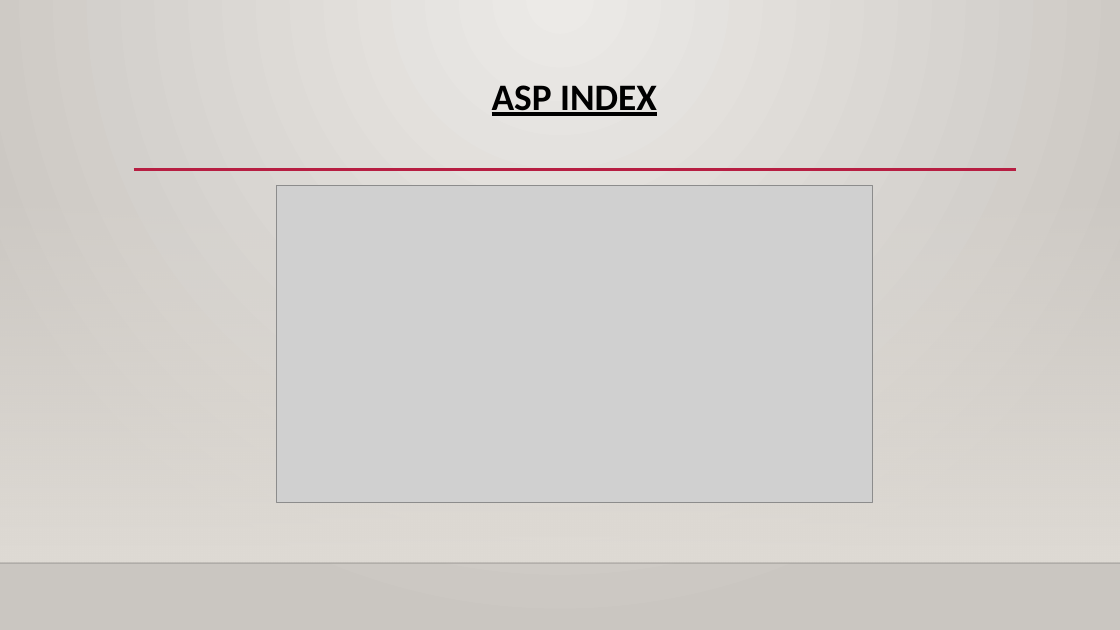
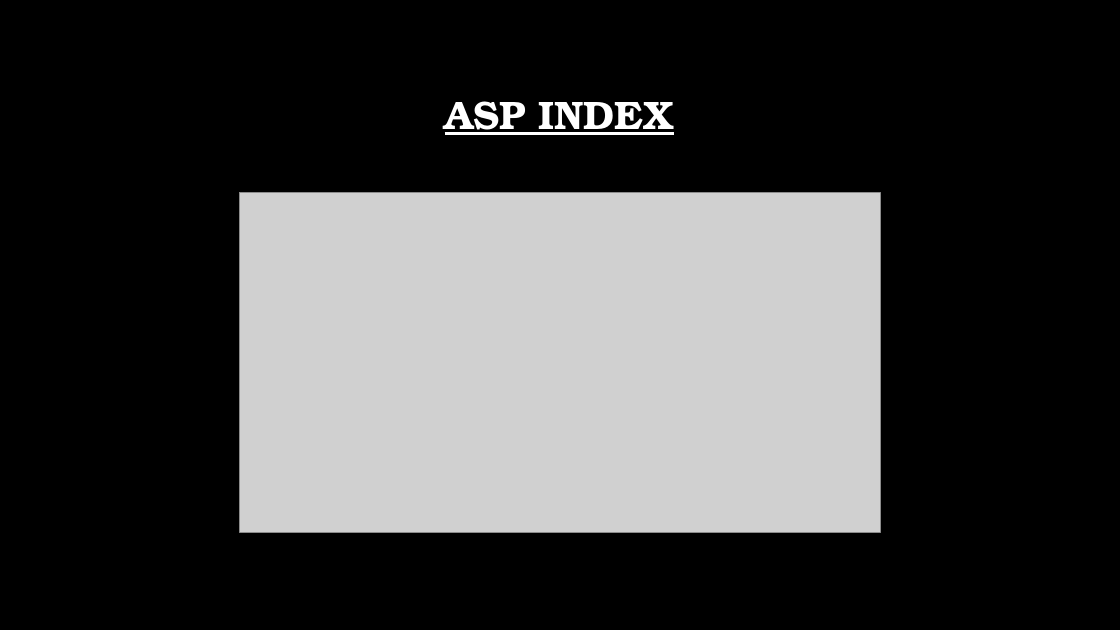
Before and after one commit to tpayne3191/MVP, a slide deck: slide 2 of Res/Capstone_Presentation.pptx. Drawn at 1120x630 pixels with LibreOffice and Linux fonts; fonts in the diff are those of the drawing; grey boxes stand for pictures; background and template pictures are left out. Boxes give left, top, right and bottom in pixels: in the first picture for what was removed or moved away, otherwise in the second. Text is boxed around its words. In the diff, an @@ line names an element or a change of style, - is before the commit and + after.

Commit message:
PP updated to match the theme better

```diff
--- a/Res/Capstone_Presentation.pptx
+++ b/Res/Capstone_Presentation.pptx
@@ background gradient #ECEAE7 to #CAC7C1 to picture (left out) @@
@@ title "ASP INDEX": place and size @@
-title "ASP INDEX" at (492,85,657,116)
+title "ASP INDEX" at (445,101,674,135)
@@ title "ASP INDEX" at (445,101,674,135): size 32 to 34 pt, font Calibri to TeX Gyre Bonum, text colour #000000 to #FFFFFF; vertical alignment top to middle @@
@@ line removed from (134, 170) to (1017, 170) @@
@@ rectangle removed at (0,186,1120,563) @@
@@ picture: place and size @@
-picture at (276,185,873,502)
+picture at (239,192,881,532)
@@ line removed from (0, 563) to (1120, 563) @@
```
Also in this commit, not shown: 9 other slides changed, 1 slide added.
